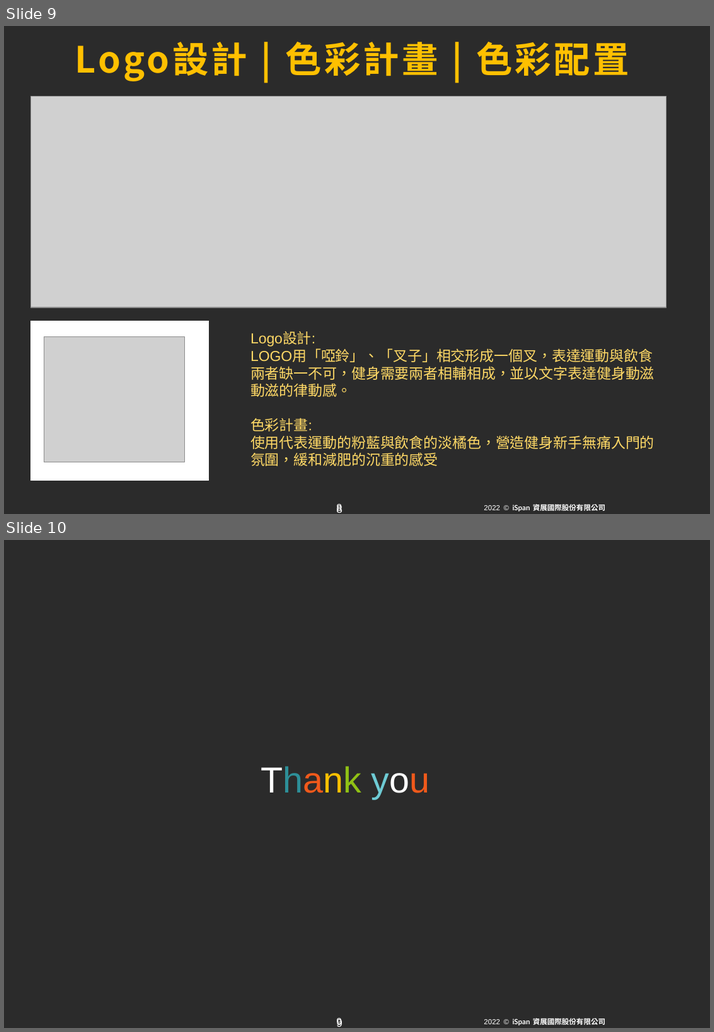
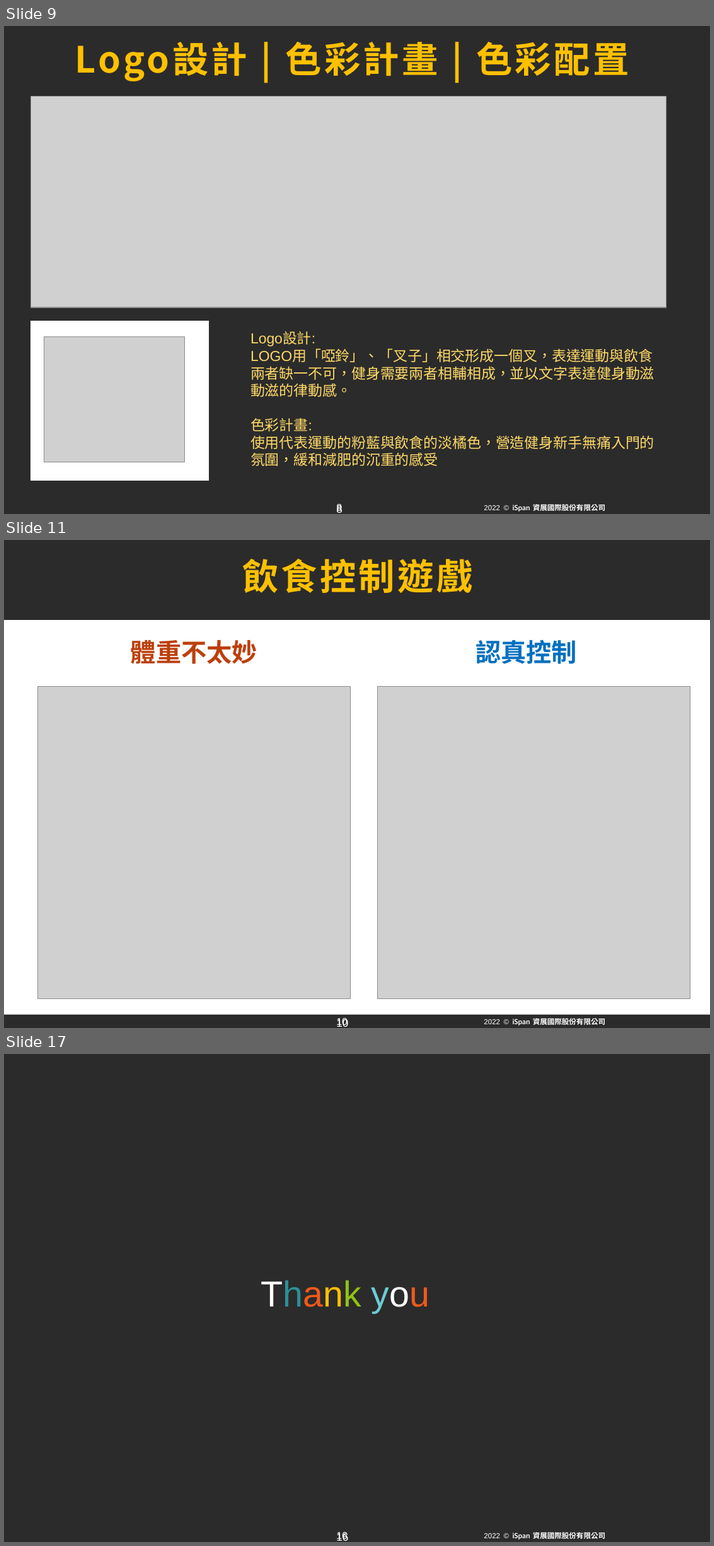
Before and after one commit to becauseyu/start_fitness, a slide deck: 期末報告企畫書與ppt/第三組動吃動吃 更0715.pptx. Shown one above the other, each under a label of ours: slides 9 and 10 before the commit, slides 9, 11 and 17 after it; the slides between them are not shown. The pictures are 714x1032 and 714x1546 pixels, drawn with LibreOffice and Linux fonts; fonts in the diff are those of the drawing; grey boxes stand for pictures; background and template pictures are left out; a plain dark background stands for a picture behind light text. Boxes give left, top, right and bottom in pixels: in the first picture for what was removed or moved away, otherwise in the second. Text is boxed around its words. In the diff, an @@ line names an element or a change of style, - is before the commit and + after.

```diff
--- a/期末報告企畫書與ppt/第三組動吃動吃 更0715.pptx
+++ b/期末報告企畫書與ppt/第三組動吃動吃 更0715.pptx
@@ slide 11 added at [4,540,710,1028], background picture (left out); not listed: 6 template elements that a slide beside it also shows @@
@@ title added at [242,558,473,593], 40 pt, text #FFC000, bold @@
+飲食控制遊戲
@@ rectangle added at [4,620,710,1015], fill #FFFFFF @@
@@ text added at [131,640,257,664], 28 pt, text #BC3F0C, bold @@
+體重不太妙
@@ text added at [475,640,577,664], 28 pt, text #0070C0, bold @@
+認真控制
@@ picture added at [38,687,350,999] @@
@@ picture added at [378,687,690,999] @@
@@ what was slide 10 is now slide 17 @@
@@ page number at [336,1532,347,1541]: text changed @@
-9
+16
@@ page number at [336,1532,348,1541]: text changed @@
-9
+16
```
Also in this commit, not shown: 1 slide changed, 6 other slides added, 1 other file.
